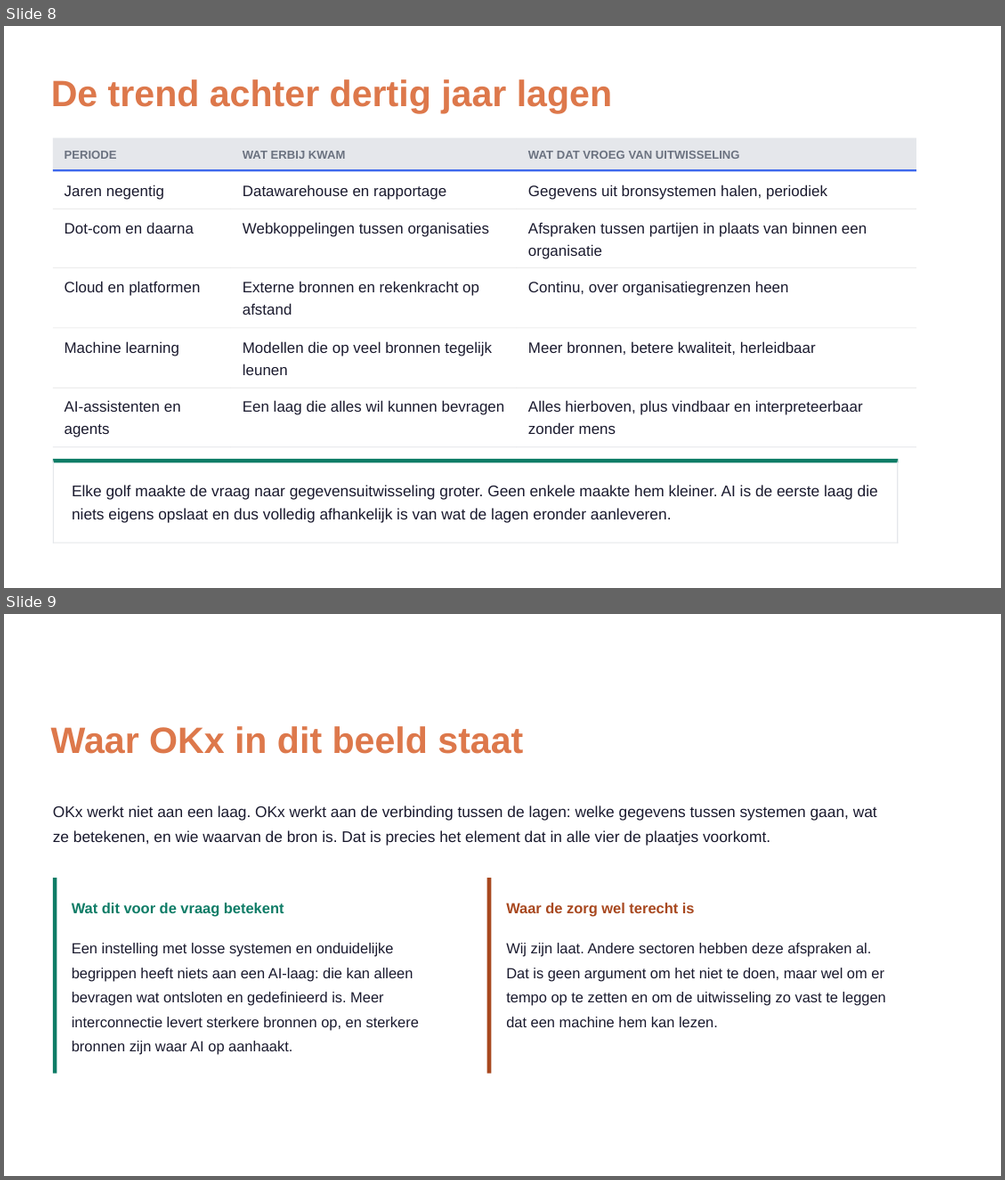
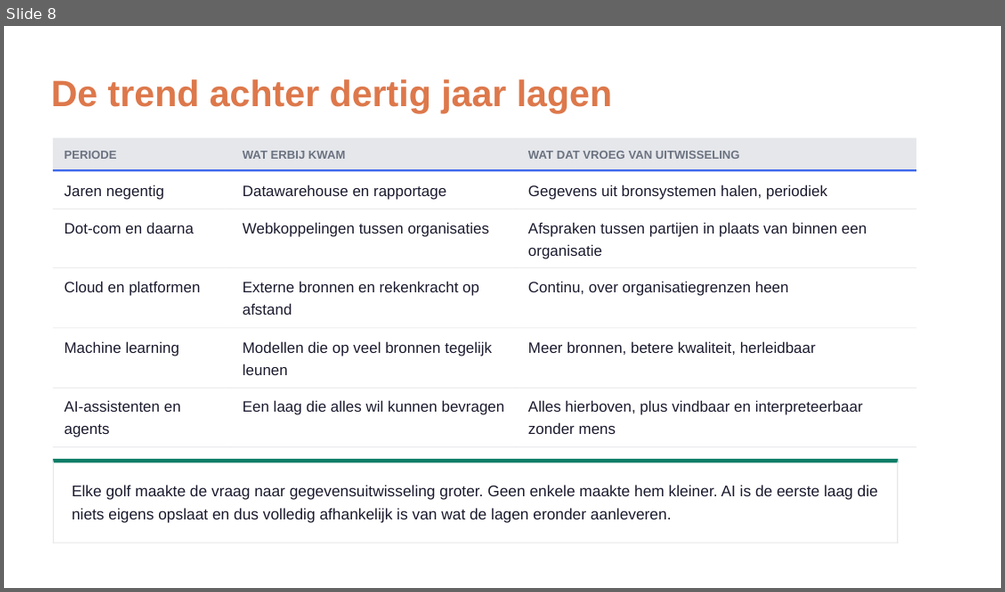
Before and after one commit to Npuls-OKx/meta, a slide deck: presentaties/export/260904_ai_houdbaarheid/260904_ai_houdbaarheid.pptx. Shown one above the other, each under a label of ours: slides 8 and 9 before the commit, slide 8 after it. The pictures are 1005x1180 and 1005x592 pixels, drawn with LibreOffice and Linux fonts; fonts in the diff are those of the drawing; background and template pictures are left out. Boxes give left, top, right and bottom in pixels: in the first picture for what was removed or moved away, otherwise in the second. Text is boxed around its words. In the diff, an @@ line names an element or a change of style, - is before the commit and + after.

```diff
--- a/presentaties/export/260904_ai_houdbaarheid/260904_ai_houdbaarheid.pptx
+++ b/presentaties/export/260904_ai_houdbaarheid/260904_ai_houdbaarheid.pptx
@@ slide 9 removed at (4,614,1001,1176), background picture (left out) @@
@@ freeform shape removed at (4,614,1001,1176) @@
@@ freeform shape removed at (4,614,1001,1176) @@
@@ text removed at (51,726,523,754) @@
-Waar OKx in dit beeld staat
@@ text removed at (53,805,877,820) @@
-OKx werkt niet aan een laag. OKx werkt aan de verbinding tussen de lagen: welke gegevens tussen systemen gaan, wat
@@ text removed at (53,830,770,845) @@
-ze betekenen, en wie waarvan de bron is. Dat is precies het element dat in alle vier de plaatjes voorkomt.
@@ freeform shape removed at (53,877,57,1073) @@
@@ freeform shape removed at (487,877,491,1073) @@
@@ text removed at (72,902,284,916) @@
-Wat dit voor de vraag betekent
@@ text removed at (506,902,695,916) @@
-Waar de zorg wel terecht is
@@ text removed at (72,942,394,957) @@
-Een instelling met losse systemen en onduidelijke
@@ text removed at (506,942,871,957) @@
-Wij zijn laat. Andere sectoren hebben deze afspraken al.
@@ text removed at (72,967,413,981) @@
-begrippen heeft niets aan een AI-laag: die kan alleen
@@ text removed at (506,967,884,981) @@
-Dat is geen argument om het niet te doen, maar wel om er
@@ text removed at (72,991,383,1006) @@
-bevragen wat ontsloten en gedeﬁnieerd is. Meer
@@ text removed at (506,991,886,1006) @@
-tempo op te zetten en om de uitwisseling zo vast te leggen
@@ text removed at (72,1016,419,1030) @@
-interconnectie levert sterkere bronnen op, en sterkere
@@ text removed at (72,1040,292,1055) @@
-bronnen zijn waar AI op aanhaakt.
@@ text removed at (506,1016,718,1027) @@
-dat een machine hem kan lezen.
```
Also in this commit, not shown: 6 slides changed, 5 slides added, 6 other slides removed, 2 other files.
